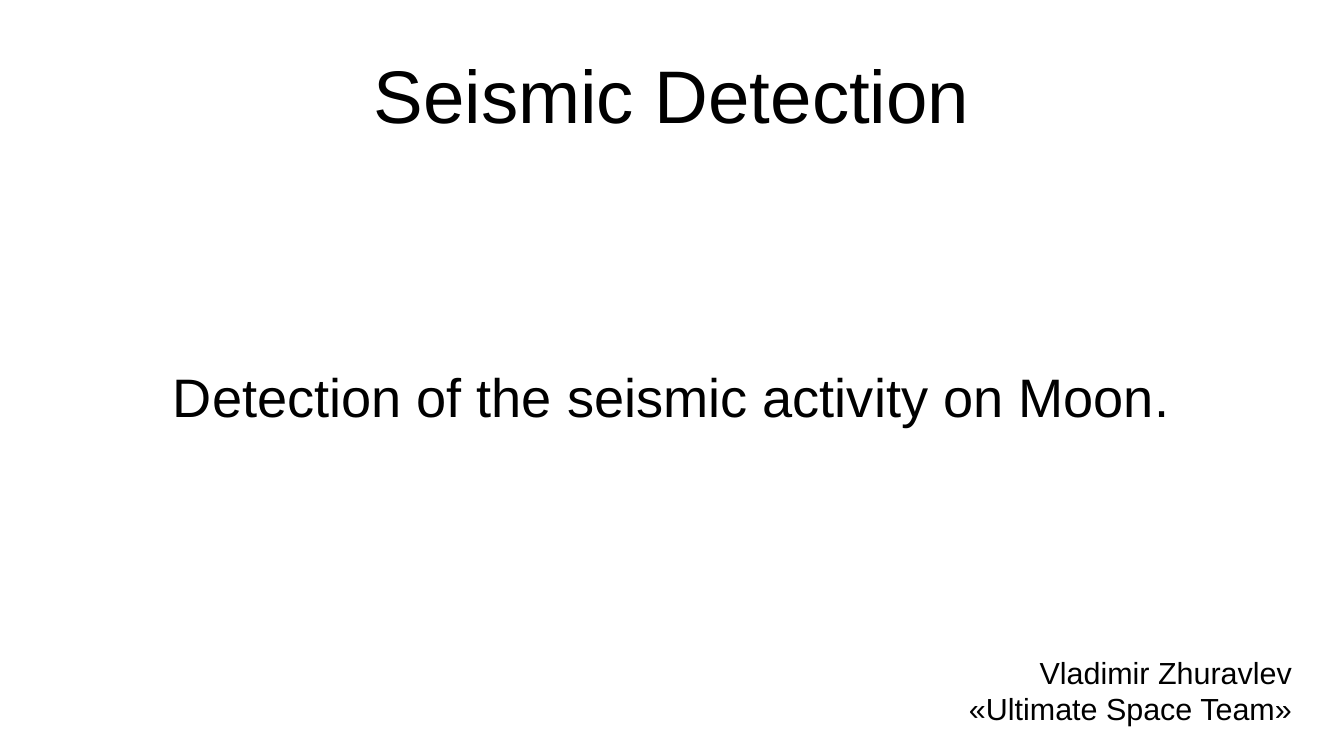
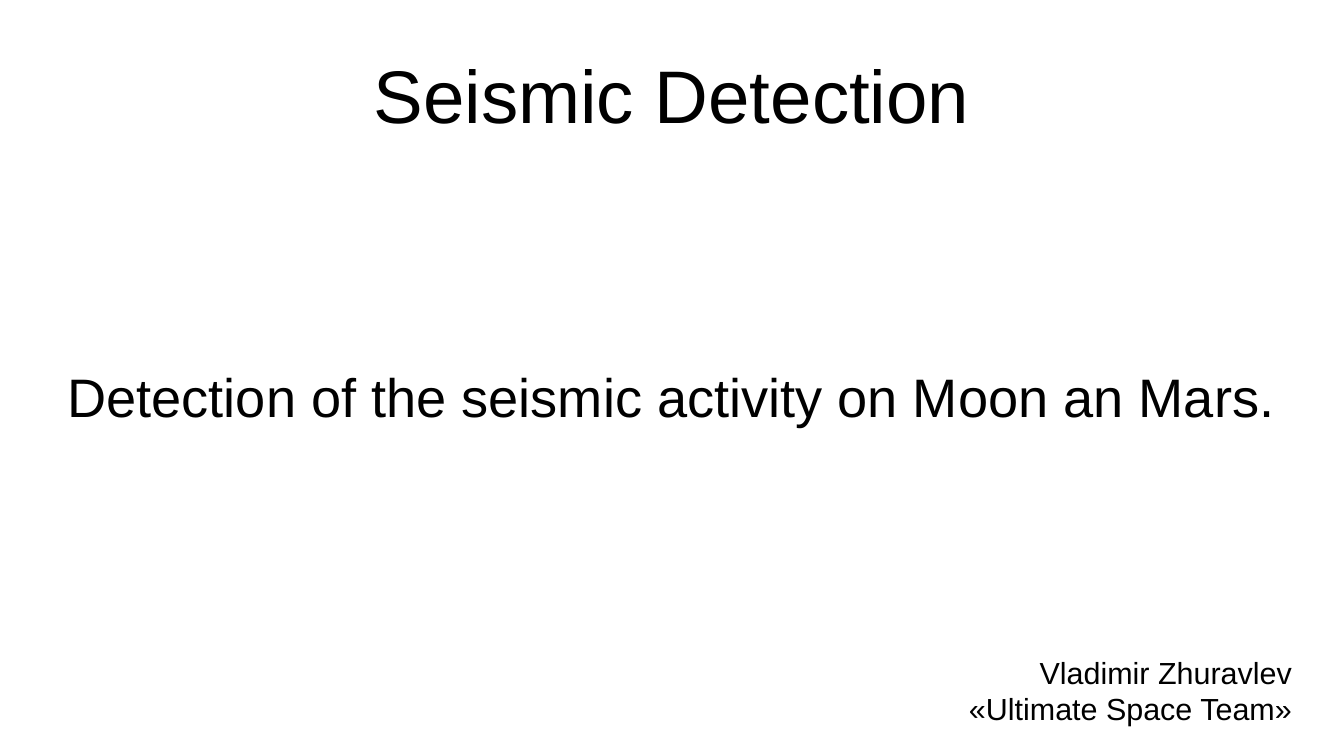
Before and after one commit to thehemen/seismic-detection, a slide deck: slide 1 of presentation.odp. Drawn at 1344x756 pixels with LibreOffice and Linux fonts; fonts in the diff are those of the drawing. Boxes give left, top, right and bottom in pixels: in the first picture for what was removed or moved away, otherwise in the second. Text is boxed around its words. In the diff, an @@ line names an element or a change of style, - is before the commit and + after.

```diff
--- a/presentation.odp
+++ b/presentation.odp
@@ subtitle at <box>67,377,1274,427</box>: text changed @@
-Detection of the seismic activity on Moon.
+Detection of the seismic activity on Moon an Mars.
```
Also in this commit, not shown: 1 other slide changed, 5 other files.
